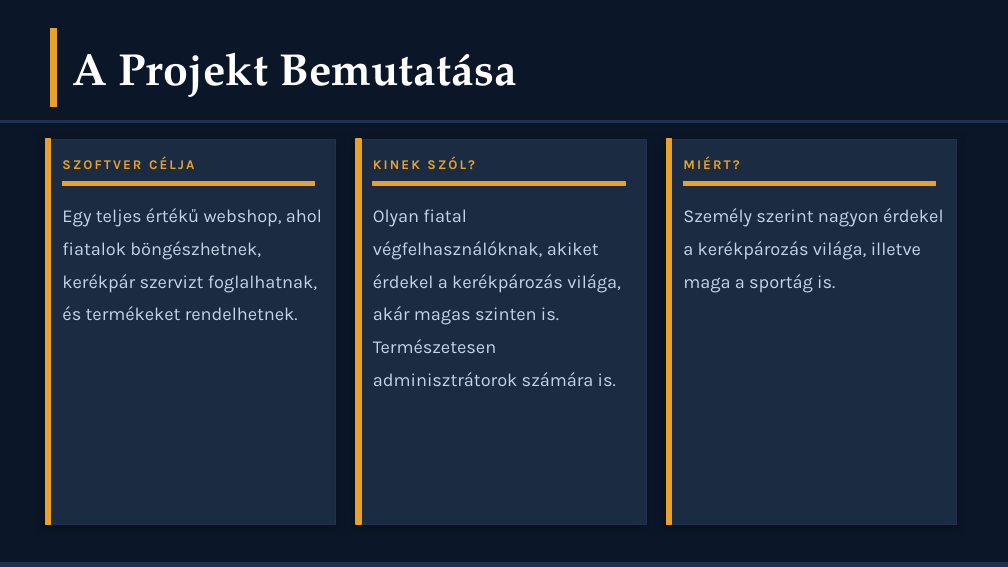
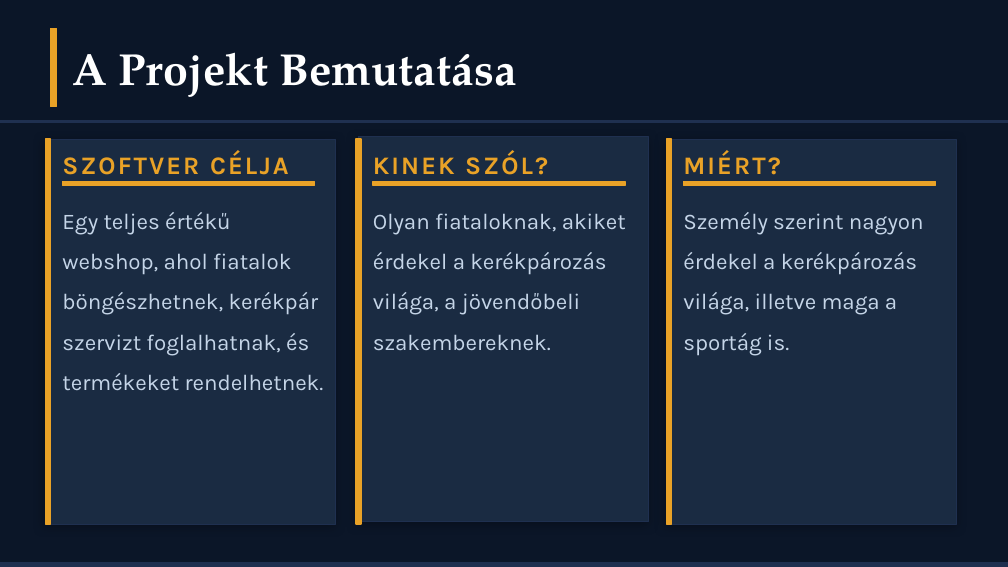
Before and after one commit to hihi-dotcom/CrossCountryBuilds_Webshop, a slide deck: slide 2 of doc/CrossCountryWebshop_Premium (1).pptx. Drawn at 1008x567 pixels with LibreOffice and Linux fonts; fonts in the diff are those of the drawing. Boxes give left, top, right and bottom in pixels: in the first picture for what was removed or moved away, otherwise in the second. Text is boxed around its words. In the diff, an @@ line names an element or a change of style, - is before the commit and + after.

Commit message:
a ppt szerintem jó (Ádám)

```diff
--- a/doc/CrossCountryWebshop_Premium (1).pptx
+++ b/doc/CrossCountryWebshop_Premium (1).pptx
@@ size 9.5 to 18 pt in 3 elements at <box>62,151,289,175</box>, <box>373,151,548,175</box>, <box>683,151,780,175</box> @@
@@ text "Egy teljes értékű webshop, ahol ..." at <box>62,212,324,390</box>: size 13 to 16 pt @@
@@ text at <box>373,213,626,350</box>: text changed; size 13 to 16 pt @@
-Olyan fiatal végfelhasználóknak, akiket érdekel a kerékpározás világa, akár magas szinten is. Természetesen adminisztrátorok számára is.
+Olyan fiataloknak, akiket érdekel a kerékpározás világa, a jövendőbeli szakembereknek.
@@ text at <box>683,212,924,356</box>: text changed; size 13 to 16 pt @@
-Személy szerint nagyon érdekel a kerékpározás világa, illetve maga a sportág is.
+Személy szerint nagyon érdekel a kerékpározás világa, illetve maga a
+sportág is.
```
Also in this commit, not shown: 10 other slides changed, 1 slide added, 1 slide removed.
